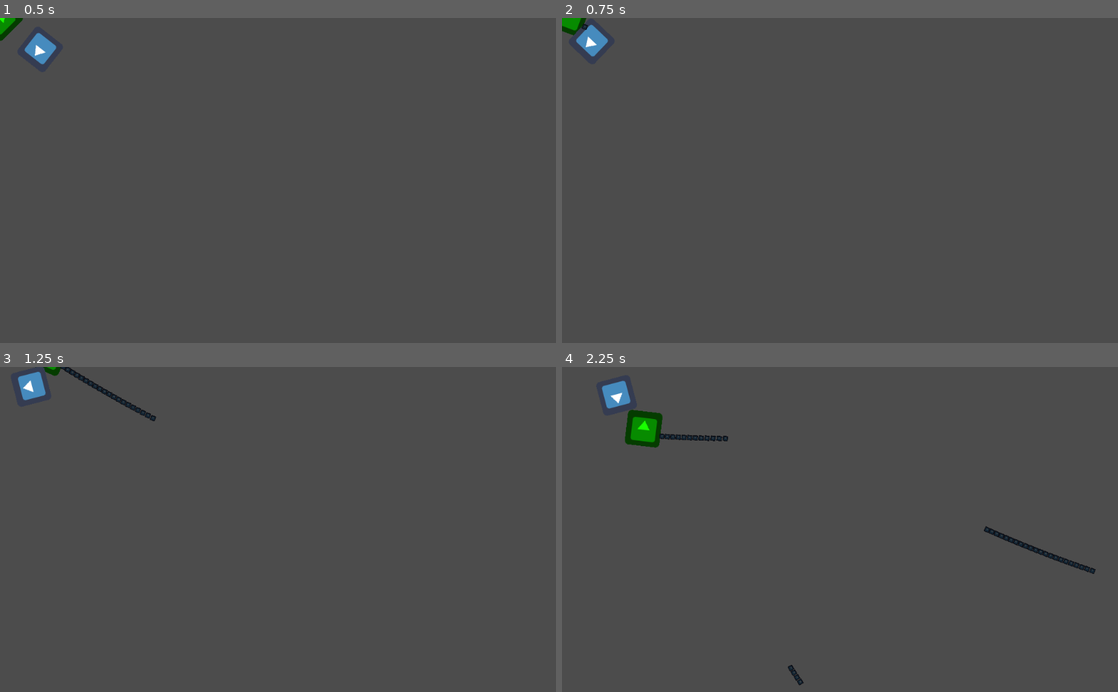
Above: before the commit, frames 1-4 (two rows, left to right).
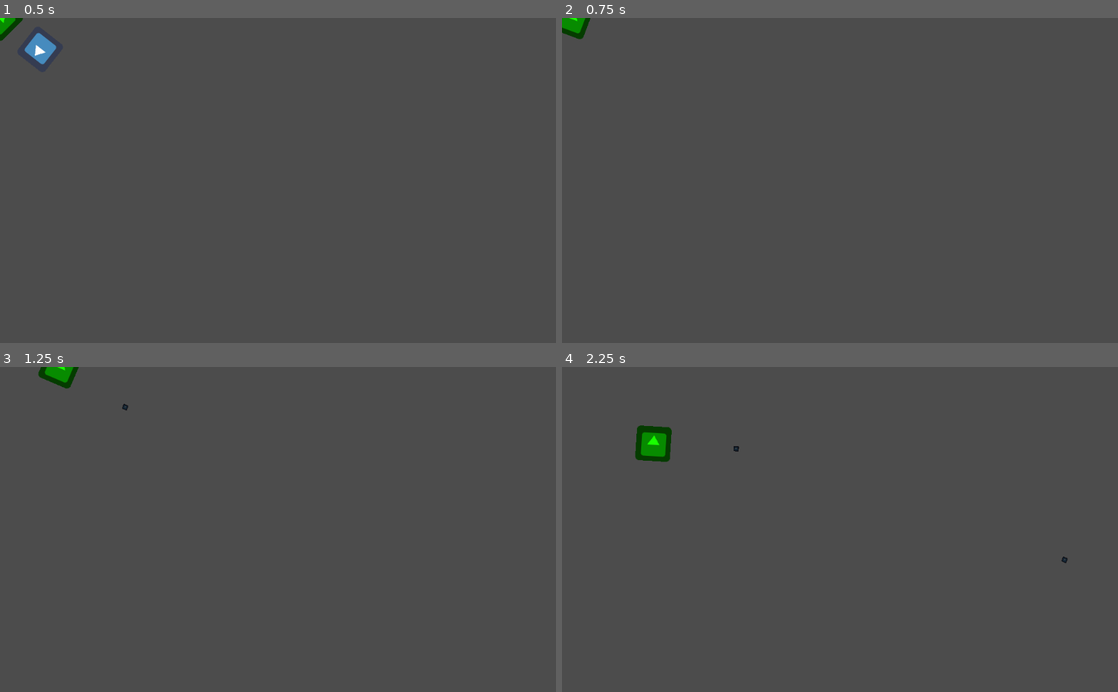
Above: after the commit, the same moments.

Repository: Jibby-Games/JibbyJam0
Game: Godot game, scene res://level.tscn
The game is run twice, just before and just after one commit, with the same random seed, the same clock (stepped at 60 frames per second) and the same inputs. The engine's default icon, where the game draws it, is replaced by a stand-in: a white triangle on a blue panel in a dark square.
Inputs (mouse positions are in pixels of both pictures, inside the frame that each line leads up to):
- Up to frame 1 (0.5 s): no input
- Up to frame 2 (0.75 s): move the mouse to (962, 164) at 0.52 s; press the mouse at (962, 164) at 0.53 s; hold D (right) from 0.53 s (still down)
- Up to frame 3 (1.25 s): keep holding D (right)
- Up to frame 4 (2.25 s): move the mouse to (728, 545) at 1.27 s; release D (right) at 1.28 s; release the mouse at (728, 545) at 1.28 s; hold S (down) 1.28-2.03 s; click (728, 545) at 1.35 s; move the mouse to (895, 458) at 2.02 s; press the mouse at (895, 458) at 2.03 s; hold D (right) from 2.03 s (still down)

Frame 1 is identical in both runs. In frame 2, 0.5% of the frame differs, in the area x 0-9%, y 0-12%; in frame 3, 0.9%; in frame 4, 1.9%, in the area x 7-96%, y 4-98%.
Error in both runs: Invalid call. Nonexistent function 'is_colliding' in base 'KinematicBody2D (player.gd)'. (res://scripts/enemy.gd:35)

Commit message:
add reload time and enemy killing

Diff:
--- a/enemy.tscn
+++ b/enemy.tscn
@@ -8,7 +8,7 @@
 
 [sub_resource type="CircleShape2D" id=2]
 
-[node name="enemy" type="KinematicBody2D"]
+[node name="enemy" type="KinematicBody2D" groups=["enemies"]]
 position = Vector2( 543, 311 )
 collision_layer = 5
 collision_mask = 3
--- a/scripts/player.gd
+++ b/scripts/player.gd
@@ -3,9 +3,11 @@
 export var speed = 200
 export var friction = 0.01
 export var acceleration = 0.1
+export var reload_time = 0.5
 export(PackedScene) var bullet = preload("res://bullet.tscn")
 
 var velocity = Vector2()
+var current_reload_time = 0
 
 func get_input():
 	var input = Vector2()
@@ -28,7 +30,9 @@
 		velocity = lerp(velocity, Vector2.ZERO, friction)
 	velocity = move_and_slide(velocity)
 
-	if Input.is_action_pressed("shoot"):
+	current_reload_time -= delta
+	if Input.is_action_pressed("shoot") and current_reload_time < 0:
+		current_reload_time = reload_time
 		shoot()
 
 
